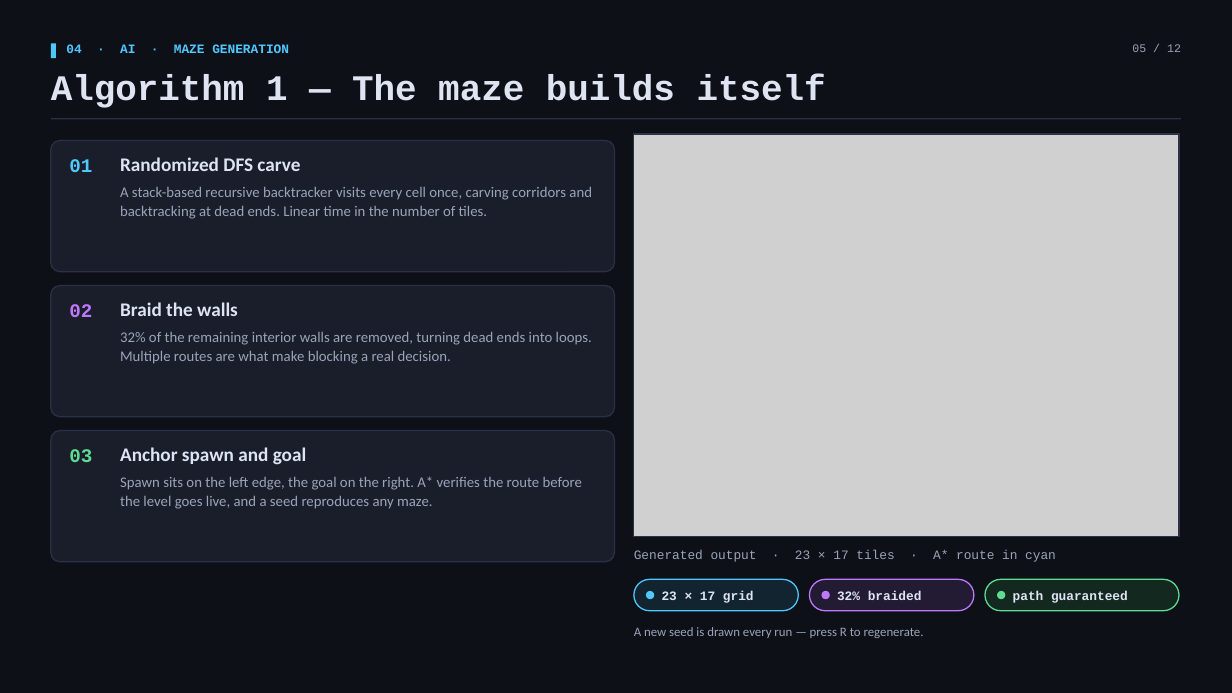
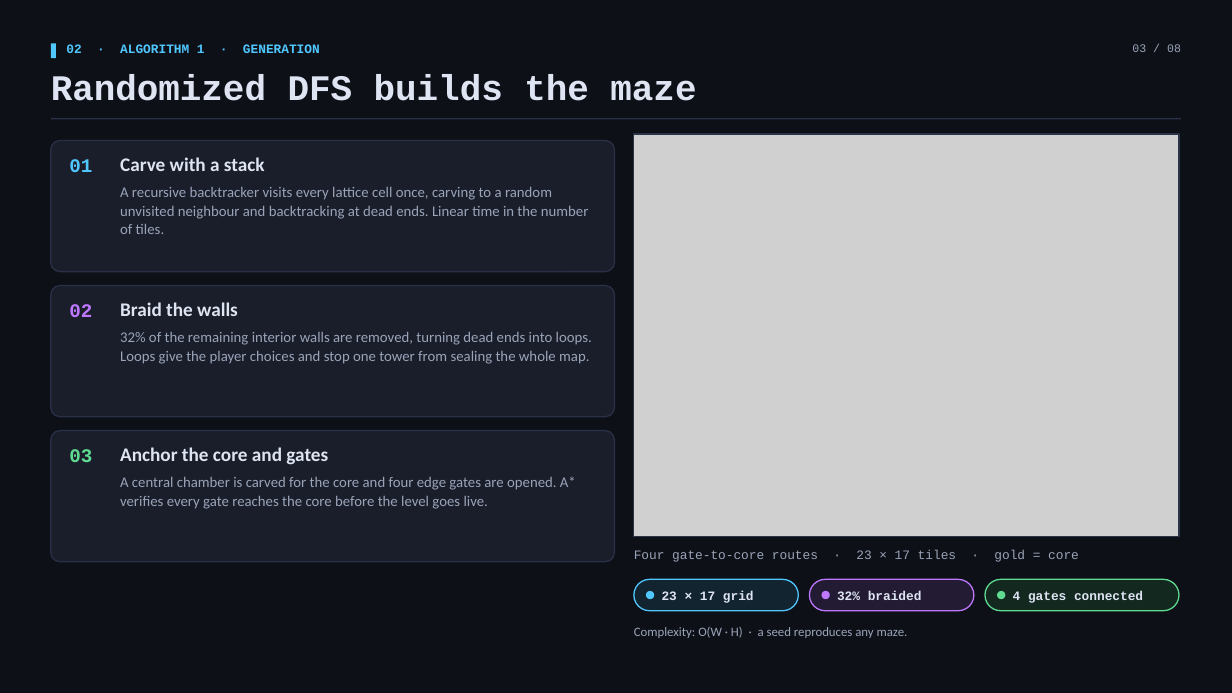
Before and after one commit to ArnavPednekar/Collage, a slide deck: slide 3 of SEM 5/AI/AiProject/AI_Tower_Defense.pptx (slide 5 before the commit). Drawn at 1232x693 pixels with LibreOffice and Linux fonts; fonts in the diff are those of the drawing; grey boxes stand for pictures. Boxes give left, top, right and bottom in pixels: in the first picture for what was removed or moved away, otherwise in the second. Text is boxed around its words. In the diff, an @@ line names an element or a change of style, - is before the commit and + after.

```diff
--- a/SEM 5/AI/AiProject/AI_Tower_Defense.pptx
+++ b/SEM 5/AI/AiProject/AI_Tower_Defense.pptx
@@ text at [66,44,320,53]: text changed @@
-04 · AI · MAZE GENERATION
+02 · ALGORITHM 1 · GENERATION
@@ text at [1132,44,1181,52]: text changed @@
-05 / 12
+03 / 08
@@ text at [51,75,696,101]: text changed @@
-Algorithm 1 — The maze builds itself
+Randomized DFS builds the maze
@@ text at [120,157,265,171]: text changed @@
-Randomized DFS carve
+Carve with a stack
@@ text at [120,187,589,234]: text changed @@
-A stack-based recursive backtracker visits every cell once, carving corridors and backtracking at dead ends. Linear time in the number of tiles.
+A recursive backtracker visits every lattice cell once, carving to a random unvisited neighbour and backtracking at dead ends. Linear time in the number of tiles.
@@ text at [120,332,592,364]: text changed @@
-32% of the remaining interior walls are removed, turning dead ends into loops. Multiple routes are what make blocking a real decision.
+32% of the remaining interior walls are removed, turning dead ends into loops. Loops give the player choices and stop one tower from sealing the whole map.
@@ text at [120,447,328,465]: text changed @@
-Anchor spawn and goal
+Anchor the core and gates
@@ text at [120,477,576,509]: text changed @@
-Spawn sits on the left edge, the goal on the right. A* verifies the route before the level goes live, and a seed reproduces any maze.
+A central chamber is carved for the core and four edge gates are opened. A* verifies every gate reaches the core before the level goes live.
@@ text at [634,550,1079,562]: text changed @@
-Generated output · 23 × 17 tiles · A* route in cyan
+Four gate-to-core routes · 23 × 17 tiles · gold = core
@@ text at [1013,590,1143,603]: text changed @@
-path guaranteed
+4 gates connected
@@ text at [634,627,908,638]: text changed @@
-A new seed is drawn every run — press R to regenerate.
+Complexity: O(W · H) · a seed reproduces any maze.
```
Also in this commit, not shown: 4 other slides changed, 3 slides added, 7 slides removed, 8 other files.
